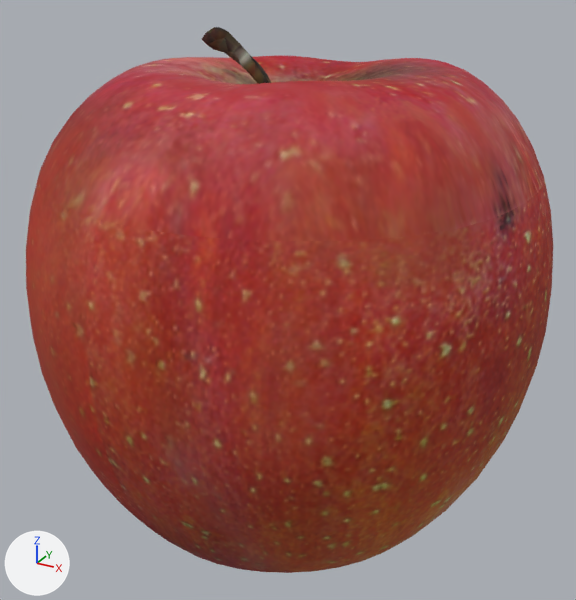
One commit to the glTF model media/gltf/apple/apple.gltf: the scene before it, then after it.
One viewpoint serves both versions: a 50 mm lens placed at (0.045, -0.2265, 0.19), pointed at (-0.008, -0.1302, 0.1419). Every picture has the same lights, and +X, +Y and +Z are marked at lower left. Where no turn or scale is listed for an object, it has been applied to the vertices.

The first picture shows 'DTR9E6NZBST66K2M7D7LGWTMS'.
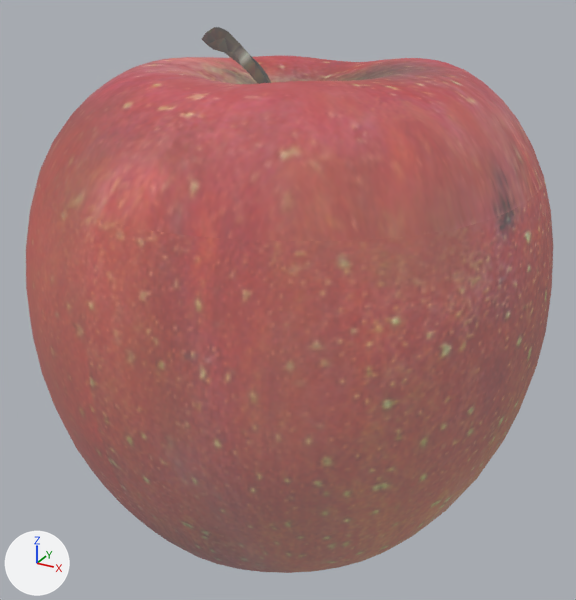
Boxes [x1, y1, x2, y2] around the edits, measured in the pictures (576 x 600 px):
'DTR9E6NZBST66K2M7D7LGWTMS', surface changed (red to brown)
    both: [26, 27, 553, 573]

The change in detail:
In material 'mat_0-APPLE.jpg' (mat_mat_0_apple_jpg), emission_strength is now set to 0.0729.
